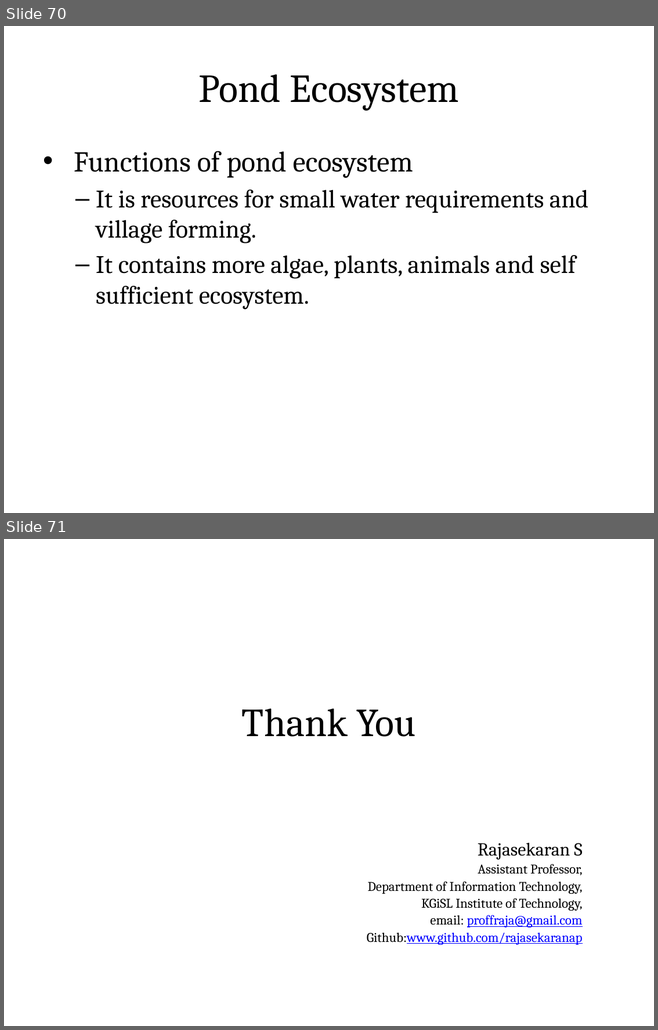
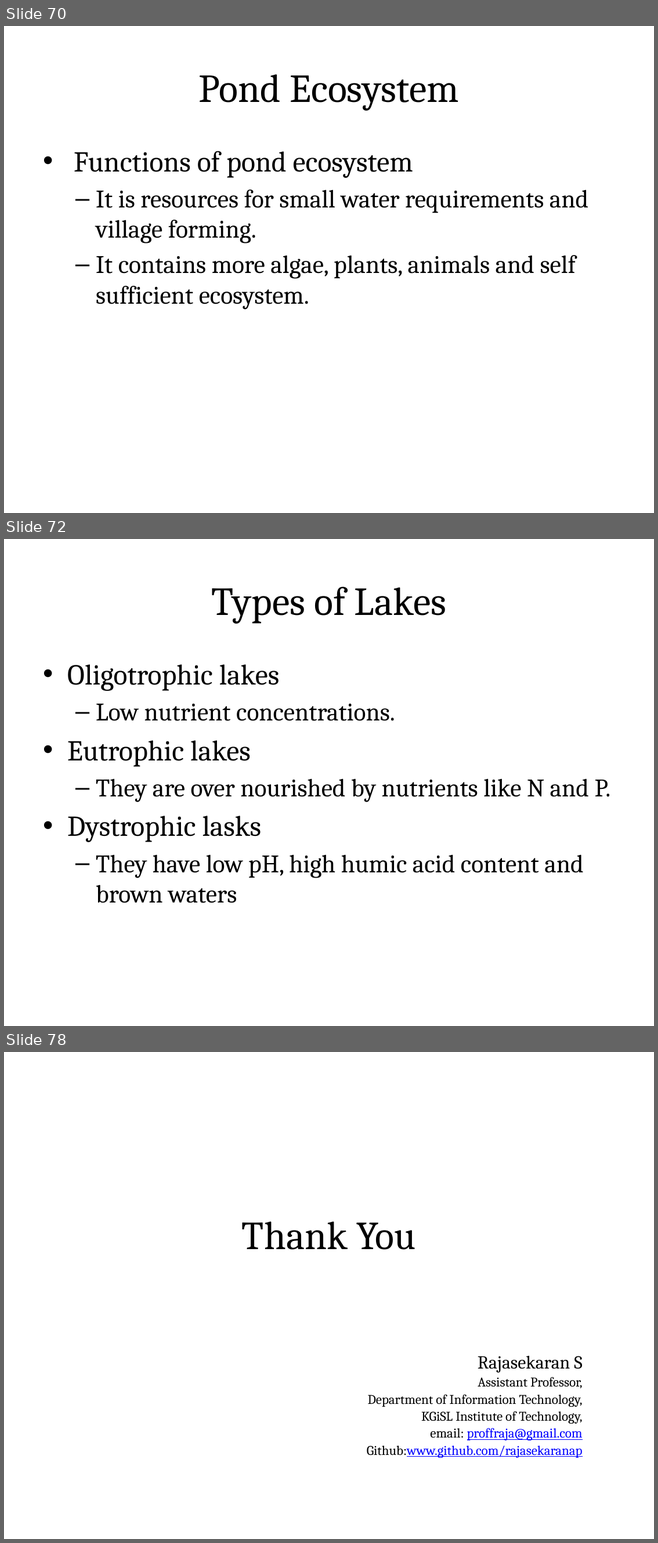
Before and after one commit to rajasekaran36/GE8291-Environmental-Science-and-Engineering, a slide deck: Slides/GE8291-U1.pptx. Shown one above the other, each under a label of ours: slides 70 and 71 before the commit, slides 70, 72 and 78 after it; the slides between them are not shown. The pictures are 658x1030 and 658x1543 pixels, drawn with LibreOffice and Linux fonts; fonts in the diff are those of the drawing. Boxes give left, top, right and bottom in pixels: in the first picture for what was removed or moved away, otherwise in the second. Text is boxed around its words. In the diff, an @@ line names an element or a change of style, - is before the commit and + after.

```diff
--- a/Slides/GE8291-U1.pptx
+++ b/Slides/GE8291-U1.pptx
@@ slide 72 added at (x1=4, y1=539, x2=654, y2=1026), background #FFFFFF @@
@@ title added at (x1=36, y1=559, x2=621, y2=640), fill gradient #DAFDA7 to #E4FCC2 to #F5FFE7, outline #98B955 0.75 pt, 44 pt, text #000000 @@
+Types of Lakes
@@ text added at (x1=67, y1=664, x2=611, y2=903), 28 pt, text #000000 @@
+• Oligotrophic lakes
+  – Low nutrient concentrations.
+• Eutrophic lakes
+  – They are over nourished by nutrients like N and P.
+• Dystrophic lasks
+  – They have low pH, high humic acid content and brown waters
@@ what was slide 71 is now slide 78 @@
```
Also in this commit, not shown: 6 other slides added.
